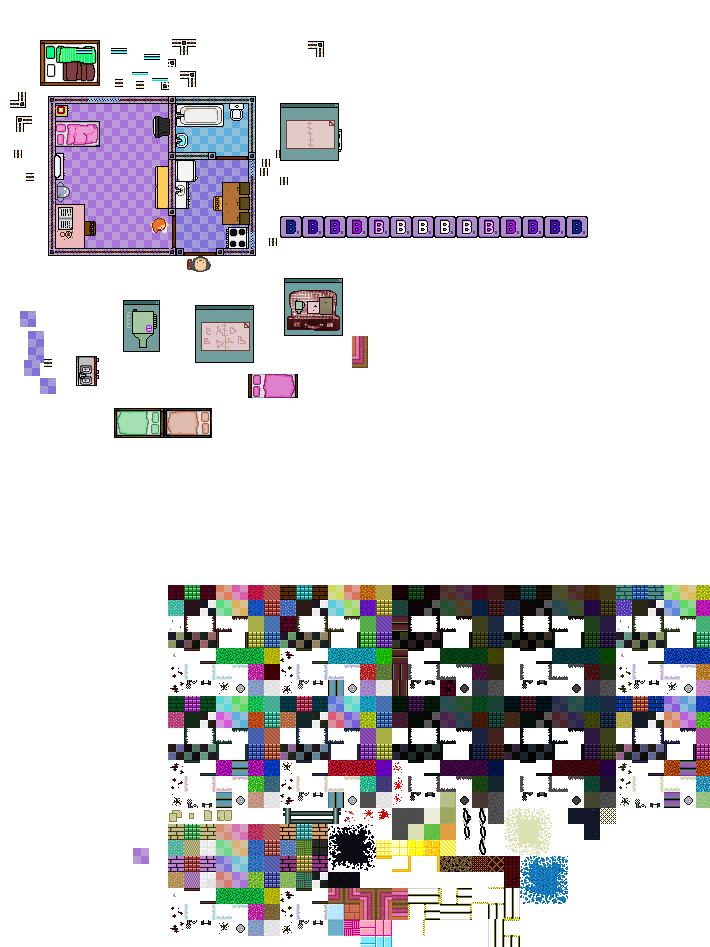
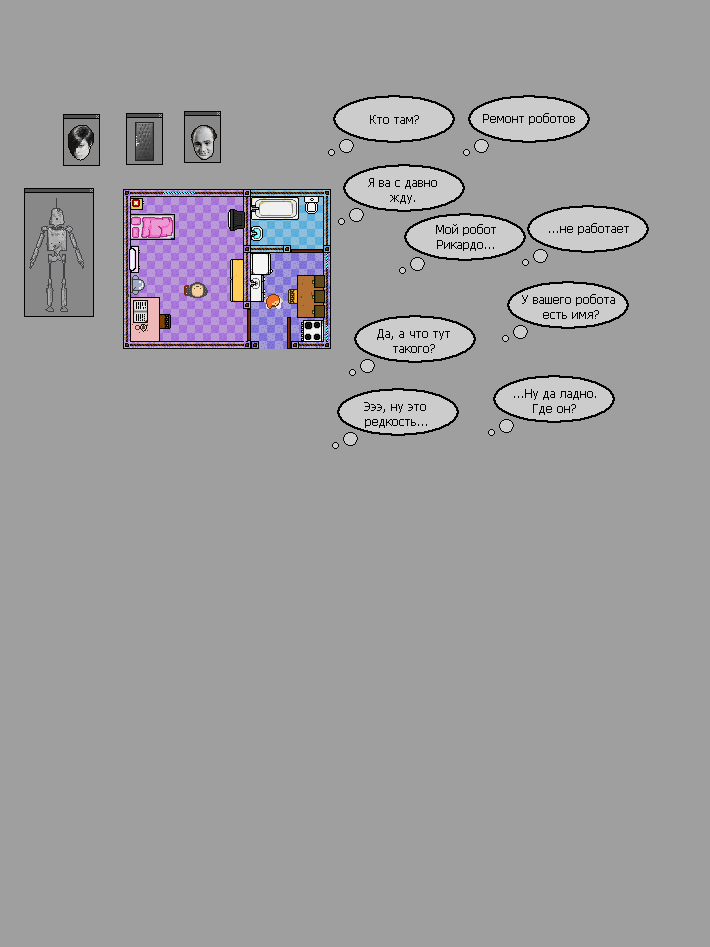
Layers edited between the first and the second (710, 947) image:
renamed "Layer 32 copy 14" to "Layer 64", moved it into group "Group 11 copy 6", painted on it over [176, 128, 529, 266]
renamed "Layer 25 copy 9" to "...Ну да ладно. Где он?", moved it into group "Group 11 copy 8", painted on it over [192, 160, 596, 415]
renamed "Layer 32 copy 16" to "Layer 65", moved it into group "Group 11 copy 8", painted on it over [240, 96, 514, 433]
renamed "Layer 32 copy 16" to "Layer 64", moved it into group "Group 11 copy 8", painted on it over [224, 96, 495, 436]
renamed "Layer 32 copy 16" to "Layer 63", moved it into group "Group 11 copy 8", painted on it over [208, 96, 615, 423]
renamed "Layer 32 copy 15" to "Эээ, ну это редкость...", moved it into group "Group 11 copy 7", painted on it over [240, 112, 427, 428]
renamed "Layer 32 copy 15" to "Layer 63", moved it into group "Group 11 copy 7", painted on it over [192, 112, 459, 436]
renamed "Layer 29 copy 17" to "Да, а что тут такого?", moved it into group "Group 11 copy 3", painted on it over [168, 96, 450, 353]
renamed "Layer 29 copy 14" to "Layer 63", moved it into group "Group 11 copy 3", painted on it over [168, 152, 476, 363]
renamed "Layer 10 copy 63" to "У вашего робота есть имя?", moved it into group "Group 11 copy 2", painted on it over [176, 152, 615, 319]
renamed "Layer 10 copy 52" to "Layer 63", moved it into group "Group 11 copy 2", painted on it over [248, 176, 629, 329]
renamed "Layer 7 copy 3" to "Layer 10 copy 22", moved it into group "Group 6", painted on it over [133, 205, 710, 947]
renamed "Layer 14 copy 2" to "Layer 10 copy 71", moved it into group "Group 6", painted on it over [76, 48, 315, 349]
renamed "Layer 14 copy" to "Layer 10 copy 60", moved it into group "Group 6", painted on it over [111, 48, 307, 349]
renamed "Layer 56" to "Background", painted on it over [0, 0, 710, 947]
…and 379 more changes (79 added, 87 moved_by, 140 painted, 72 removed, 189 renamed, 226 stack)
